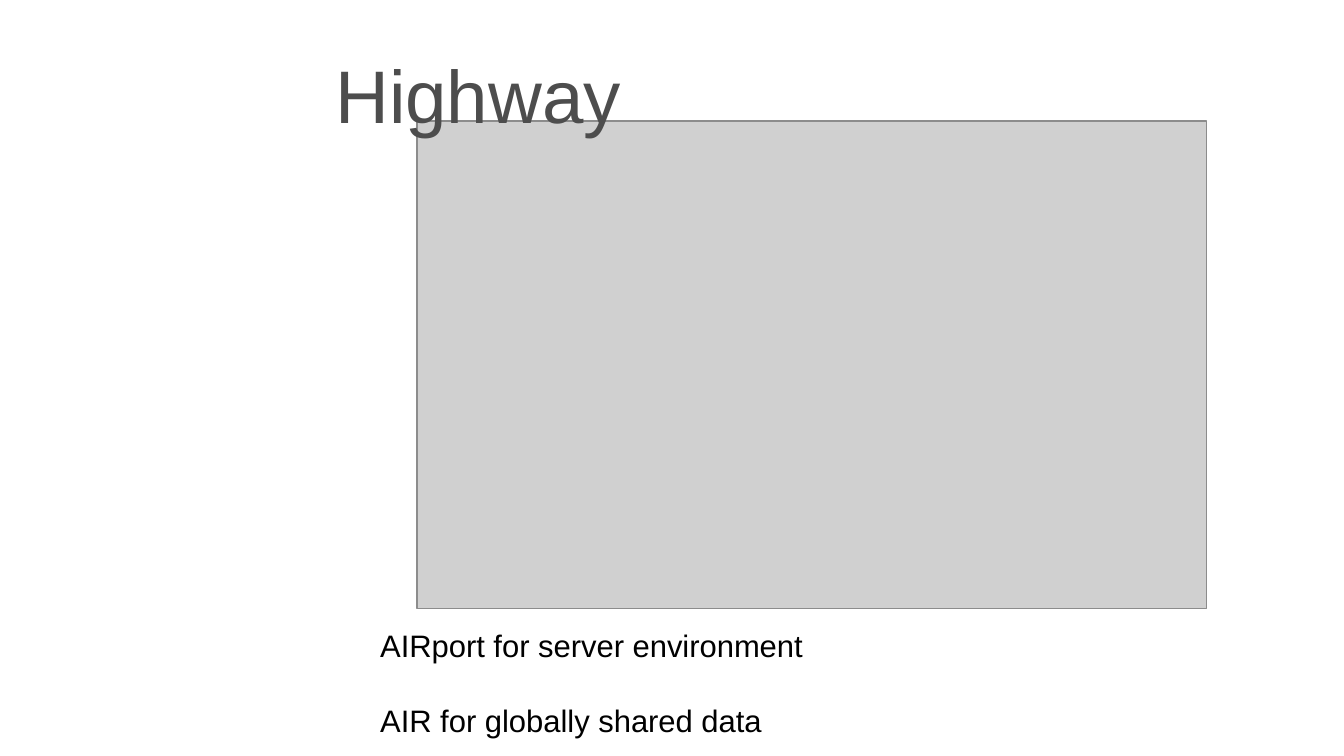
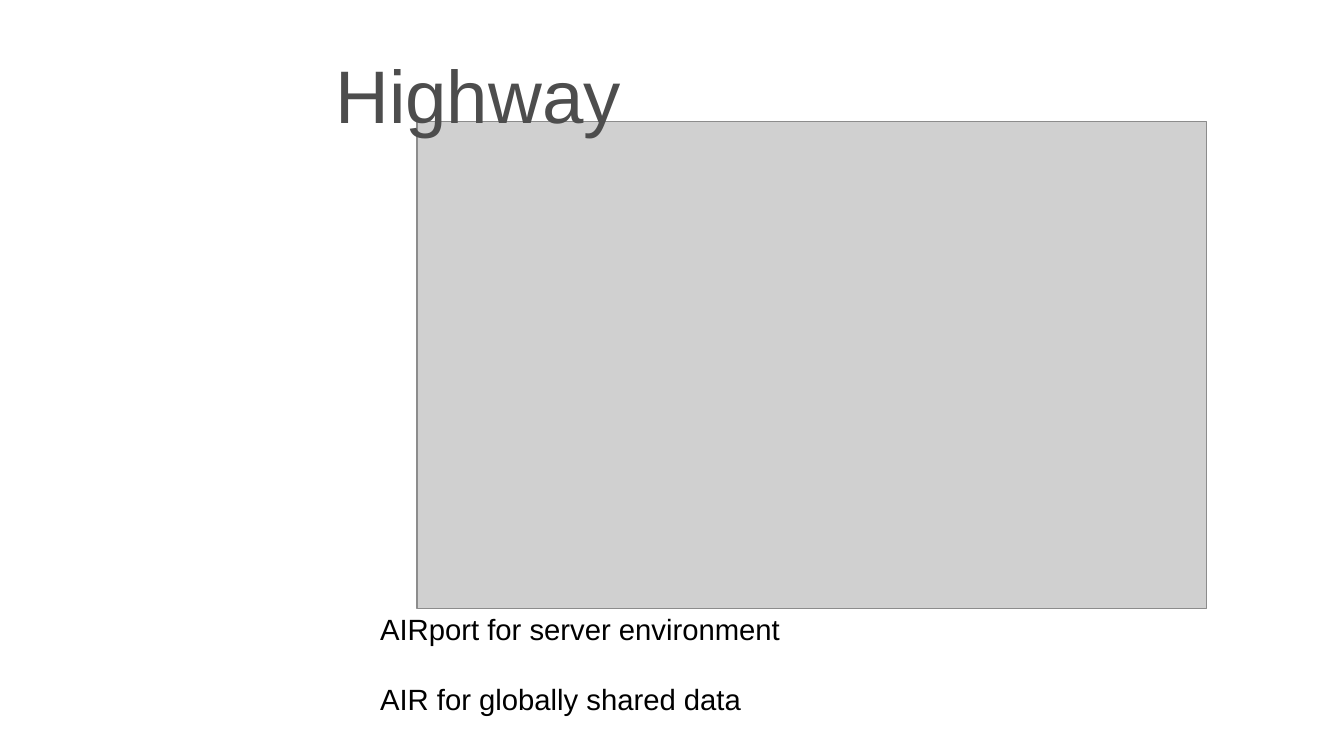
Before and after one commit to beyond-decentralized/beyond-decentralized.world, a slide deck: slide 23 of dist/public/presentations/Beyond Decentralized Technology Overview.pptx. Drawn at 1344x756 pixels with LibreOffice and Linux fonts; fonts in the diff are those of the drawing; grey boxes stand for pictures; background and template pictures are left out. Boxes give left, top, right and bottom in pixels: in the first picture for what was removed or moved away, otherwise in the second. Text is boxed around its words. In the diff, an @@ line names an element or a change of style, - is before the commit and + after.

```diff
--- a/dist/public/presentations/Beyond Decentralized Technology Overview.pptx
+++ b/dist/public/presentations/Beyond Decentralized Technology Overview.pptx
@@ text "AIRport for server environment AIR ..." at [380, 618, 780, 716]: size 18.2 to 17.3 pt @@
```
Also in this commit, not shown: 16 other slides changed, 1 slide added, 1 slide removed, 58 other files.
